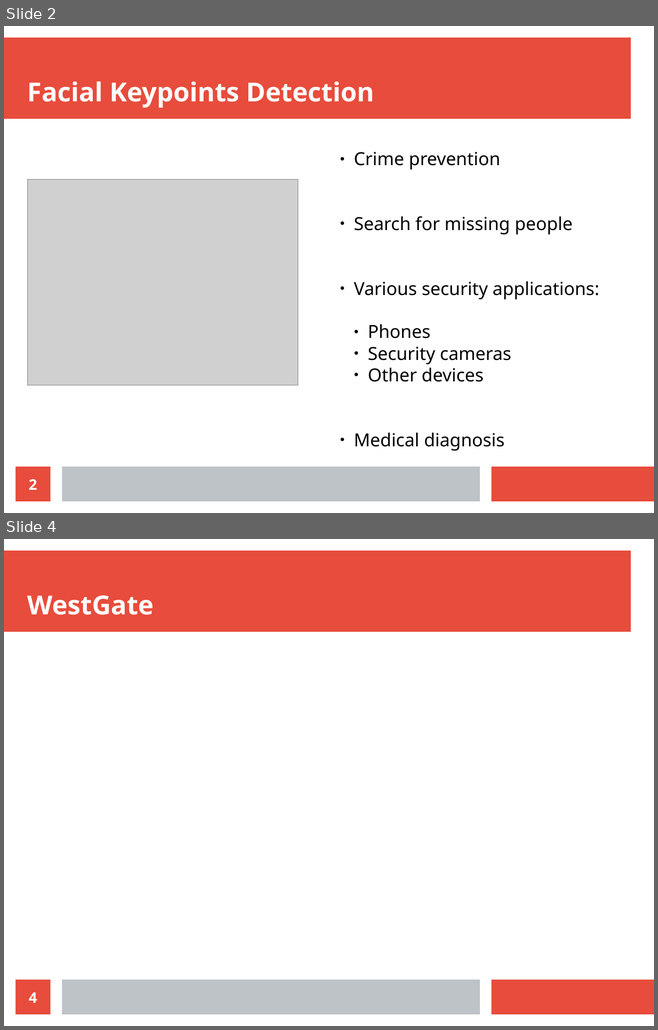
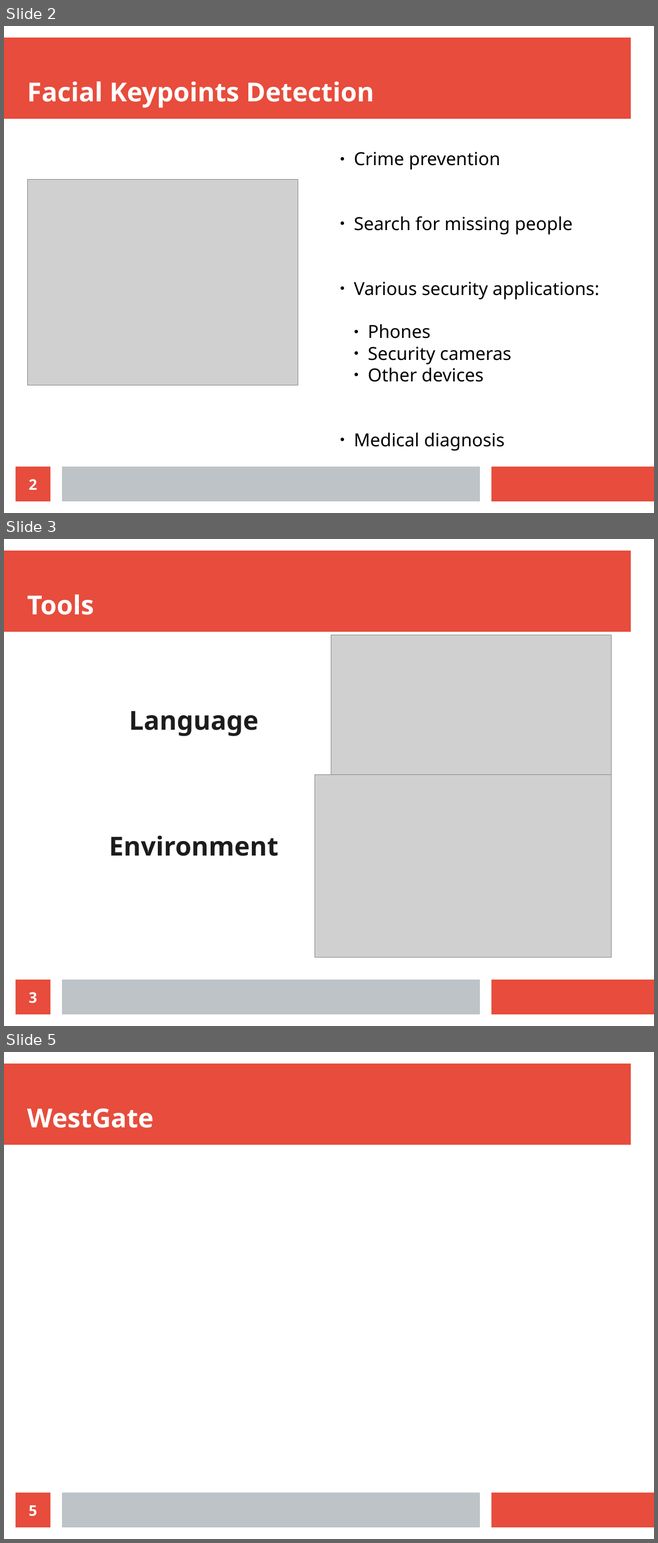
Before and after one commit to eltonsst/VCS, a slide deck: presentation/Presentation.odp. Shown one above the other, each under a label of ours: slides 2 and 4 before the commit, slides 2, 3 and 5 after it; the slides between them are not shown. The pictures are 658x1030 and 658x1543 pixels, drawn with LibreOffice and Linux fonts; fonts in the diff are those of the drawing; grey boxes stand for pictures. Boxes give left, top, right and bottom in pixels: in the first picture for what was removed or moved away, otherwise in the second. Text is boxed around its words. In the diff, an @@ line names an element or a change of style, - is before the commit and + after.

Commit message:
complete tools slide

```diff
--- a/presentation/Presentation.odp
+++ b/presentation/Presentation.odp
@@ slide 3 added at (x1=4, y1=539, x2=654, y2=1026), background #FFFFFF; not listed: 3 template elements that a slide beside it also shows @@
@@ title added at (x1=27, y1=594, x2=94, y2=615), 32 pt, text #FFFFFF, bold @@
+Tools
@@ picture added at (x1=331, y1=635, x2=611, y2=822) @@
@@ text added at (x1=109, y1=711, x2=278, y2=856), 32 pt, text #1C1C1C, bold @@
+Language
+Environment
@@ picture added at (x1=315, y1=775, x2=611, y2=958) @@
@@ page number added at (x1=16, y1=980, x2=50, y2=1015), fill #E74C3C, 18 pt, text #FFFFFF, bold @@
+3
@@ what was slide 4 is now slide 5 @@
@@ page number at (x1=29, y1=1506, x2=38, y2=1517): text changed @@
-4
+5
```
Also in this commit, not shown: 1 other slide added, 1 slide removed.
